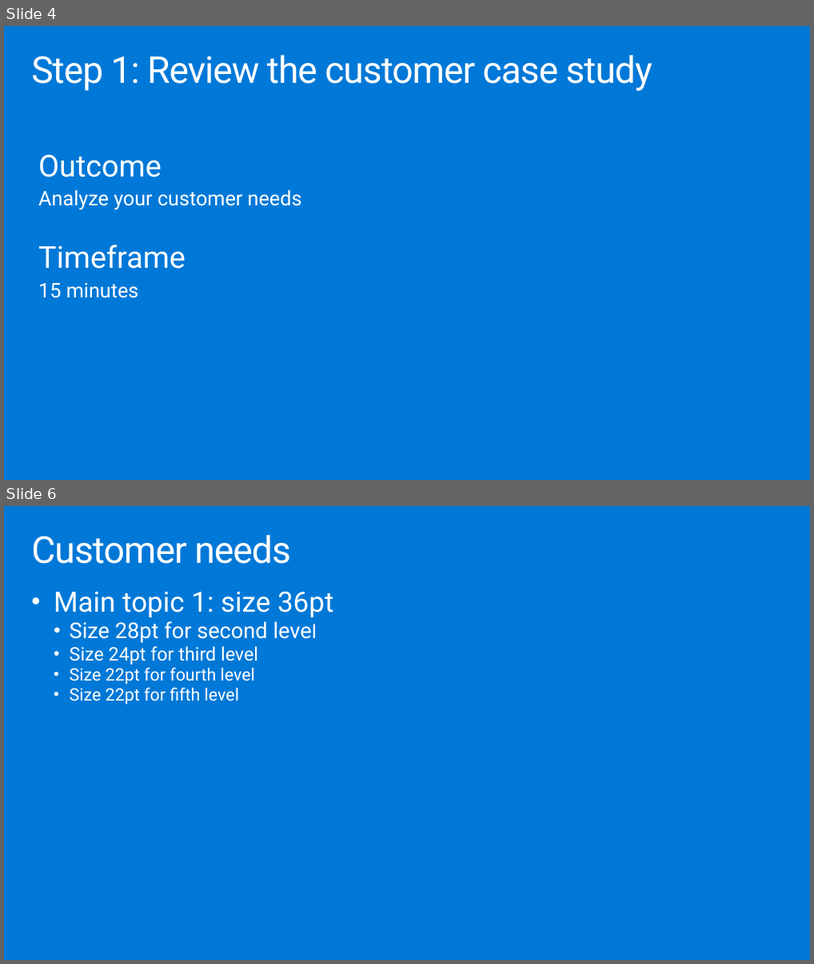
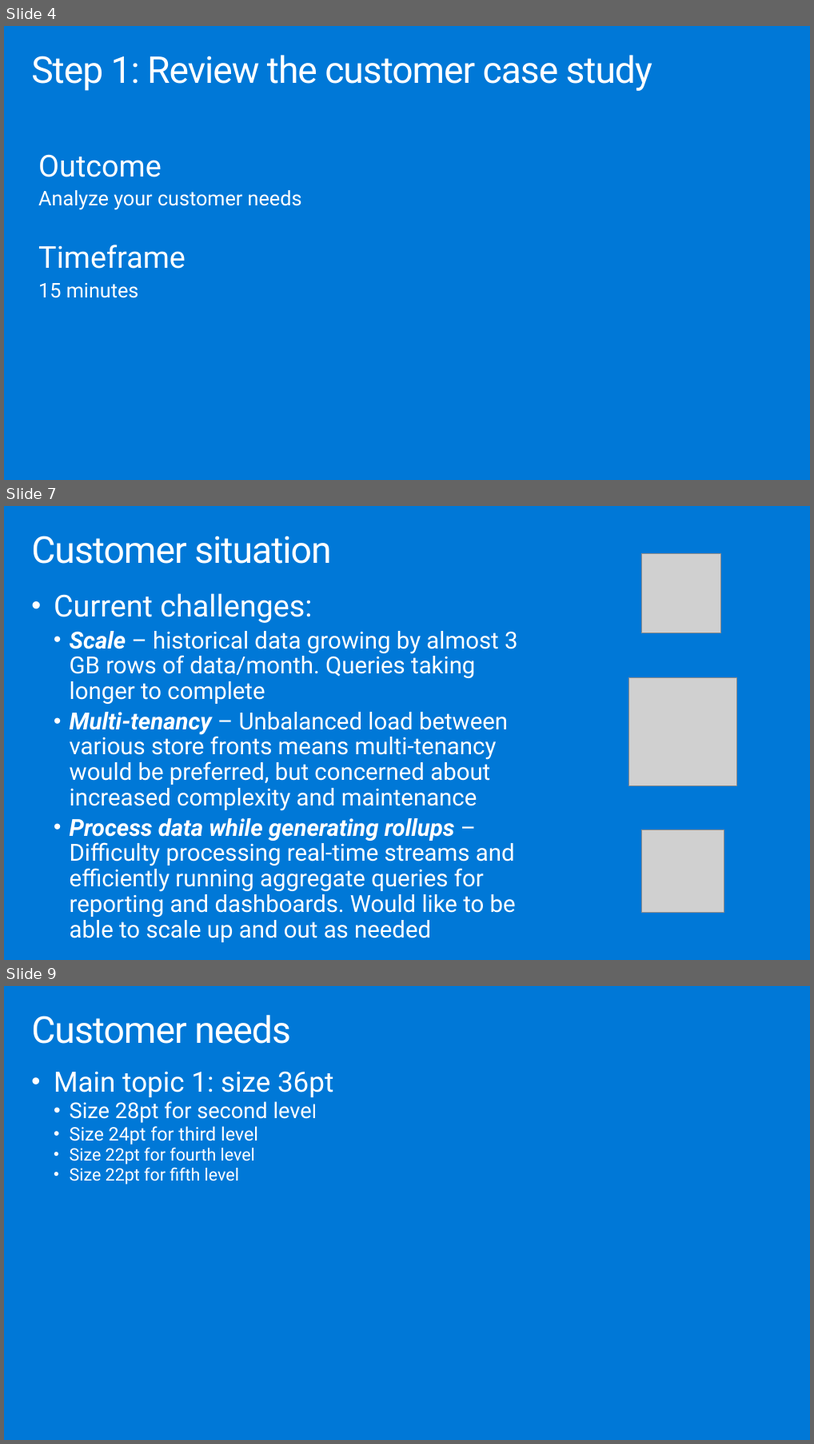
Before and after one commit to solliancenet/MCW-Managed-open-source-databases-on-Azure, a slide deck: Whiteboard design session/WDS trainer presentation - Managed open source databases on Azure.pptx. Shown one above the other, each under a label of ours: slides 4 and 6 before the commit, slides 4, 7 and 9 after it; the slides between them are not shown. The pictures are 814x964 and 814x1444 pixels, drawn with LibreOffice and Linux fonts; fonts in the diff are those of the drawing; grey boxes stand for pictures. Boxes give left, top, right and bottom in pixels: in the first picture for what was removed or moved away, otherwise in the second. Text is boxed around its words. In the diff, an @@ line names an element or a change of style, - is before the commit and + after.

```diff
--- a/Whiteboard design session/WDS trainer presentation - Managed open source databases on Azure.pptx
+++ b/Whiteboard design session/WDS trainer presentation - Managed open source databases on Azure.pptx
@@ slide 7 added at bbox=[4, 506, 810, 960], background #0078D7 @@
@@ title added at bbox=[31, 536, 331, 564], 44.1 pt, text #FFFFFF @@
+Customer situation
@@ picture added at bbox=[642, 554, 721, 633] @@
@@ text added at bbox=[54, 593, 518, 942], 28 pt, text #FFFFFF @@
+• Current challenges:
+  • Scale – historical data growing by almost 3 GB rows of data/month. Queries taking longer to complete
+  • Multi-tenancy – Unbalanced load between various store fronts means multi-tenancy would be preferred, but concerned about increased complexity and maintenance
+  • Process data while generating rollups – Difficulty processing real-time streams and efficiently running aggregate queries for reporting and dashboards. Would like to be able to scale up and out as needed
@@ picture added at bbox=[629, 677, 738, 785] @@
@@ picture added at bbox=[642, 830, 724, 912] @@
@@ what was slide 6 is now slide 9 @@
```
Also in this commit, not shown: 5 other slides added, 3 slides removed, 1 other file.
